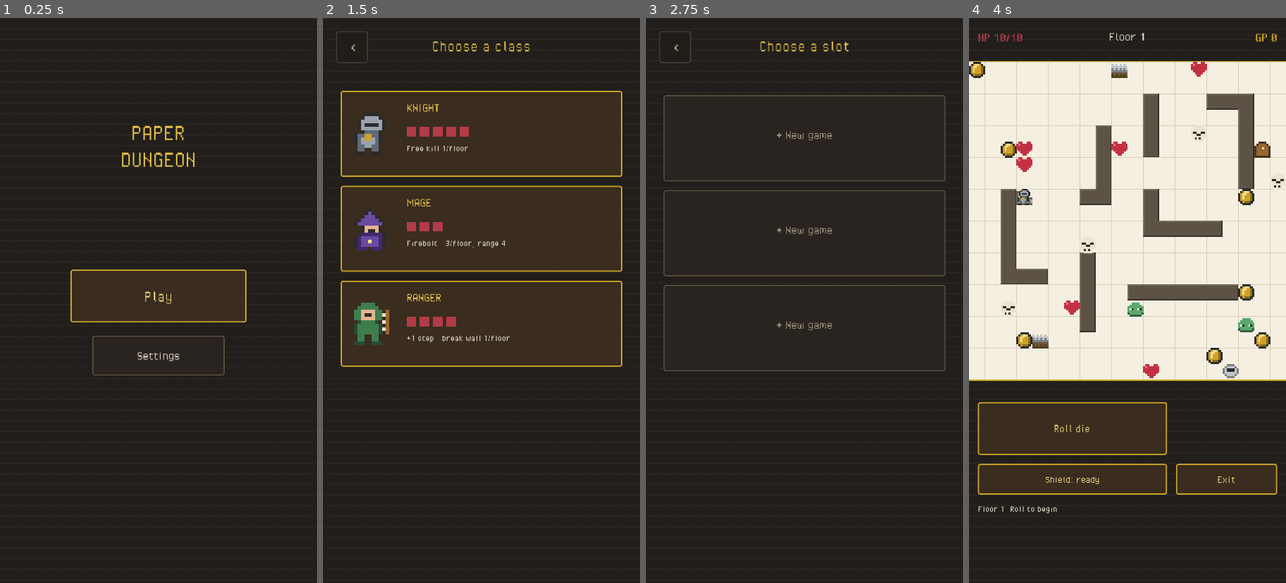
Above: before the commit, frames 1-4 (left to right).
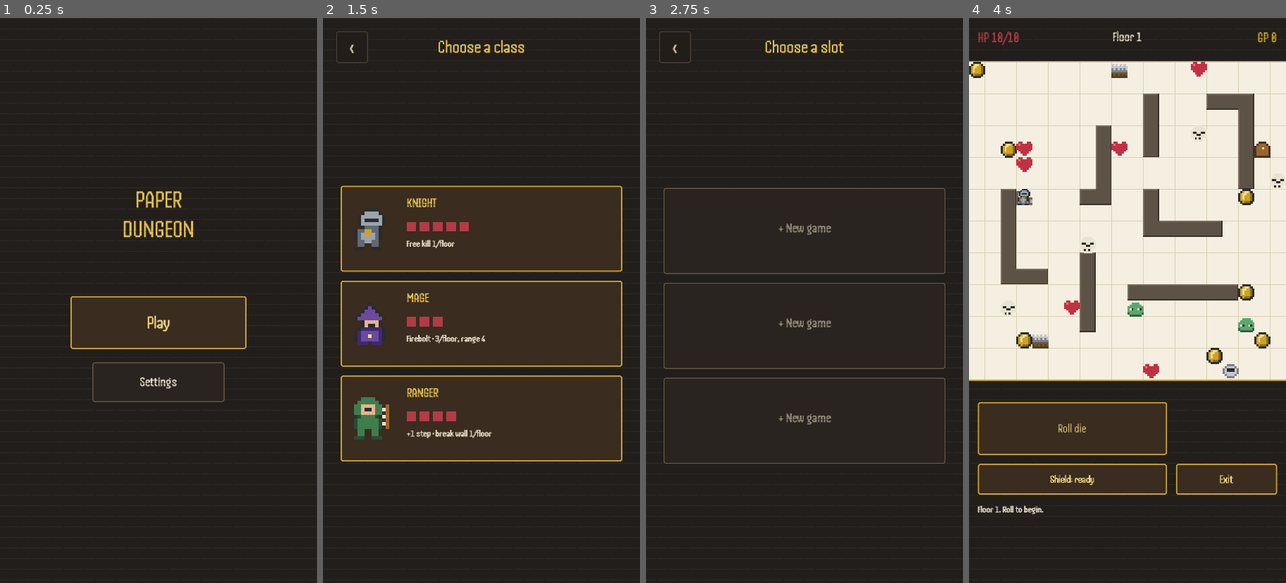
Above: after the commit, the same moments.

Repository: ViliyanSG/paper-dungeon
Game: Godot game, scene res://Main.tscn
Same seed, same stepped clock (60 frames per second), same inputs: the game is played once before the commit and once after it.
Inputs:
- Up to frame 1 (0.25 s): no input
- Up to frame 2 (1.5 s): click "Play" at 0.5 s; click "+ New game" at 1.25 s
- Up to frame 3 (2.75 s): click "‹" at 2 s
- Up to frame 4 (4 s): click "+ New game" at 2.75 s; click "KNIGHT" at 3.5 s

The runs differ from the first frame. In frame 1, 6.0% of the frame differs, in the area x 22-78%, y 19-68%; in frame 2, 28%, in the area x 5-95%, y 3-79%; in frame 3, 2.8%; in frame 4, 0.8%.

Commit message:
Switch font to Handjet (full Latin+Cyrillic+accents, consistent across languages); vertically center menu/slots/class/settings; remove unused PixelOperator
Co-Authored-By: Claude Opus 4.8 <noreply@anthropic.com>

Diff:
--- a/main.gd
+++ b/main.gd
@@ -243,13 +243,14 @@
 	var layer := CanvasLayer.new()
 	add_child(layer)
 
-	# pixel font applied to every screen via a shared Theme
-	var pf: FontFile = load("res://fonts/PixelOperator.ttf")
-	pf.antialiasing = TextServer.FONT_ANTIALIASING_NONE
-	pf.hinting = TextServer.HINTING_NONE
+	# Handjet pixel font (covers Latin + Cyrillic + accents consistently)
+	var base_font: FontFile = load("res://fonts/Handjet.ttf")
+	var pf := FontVariation.new()
+	pf.base_font = base_font
+	pf.variation_opentype = {"wght": 500}
 	ui_theme = Theme.new()
 	ui_theme.default_font = pf
-	ui_theme.default_font_size = 24
+	ui_theme.default_font_size = 26
 
 	# ---- Game screen ----
 	game_ui = Control.new()
@@ -291,13 +292,13 @@
 	menu_ui.mouse_filter = Control.MOUSE_FILTER_IGNORE
 	menu_ui.theme = ui_theme
 	layer.add_child(menu_ui)
-	var title := _make_label(menu_ui, Vector2(40, 230), Vector2(640, 170), 56, C_ACCENT)
+	var title := _make_label(menu_ui, Vector2(40, 380), Vector2(640, 170), 56, C_ACCENT)
 	title.text = "PAPER\nDUNGEON"
 	title.horizontal_alignment = HORIZONTAL_ALIGNMENT_CENTER
-	play_btn = _make_button(menu_ui, "", Vector2(160, 570), Vector2(400, 120), "primary")
+	play_btn = _make_button(menu_ui, "", Vector2(160, 630), Vector2(400, 120), "primary")
 	play_btn.add_theme_font_size_override("font_size", 40)
 	play_btn.pressed.connect(func(): _sfx("button"); _show_slots())
-	settings_btn = _make_button(menu_ui, "", Vector2(210, 720), Vector2(300, 90), "secondary")
+	settings_btn = _make_button(menu_ui, "", Vector2(210, 780), Vector2(300, 90), "secondary")
 	settings_btn.add_theme_font_size_override("font_size", 30)
 	settings_btn.pressed.connect(func(): _sfx("button"); _show_settings())
 
@@ -321,7 +322,7 @@
 	slot_hpfills = []
 	slot_newlabels = []
 	for i in 3:
-		var cy := 175 + i * 215
+		var cy := 385 + i * 215
 		var card := _make_button(slots_ui, "", Vector2(40, cy), Vector2(640, 195), "secondary")
 		card.pressed.connect(_on_slot_pressed.bind(i))
 		slot_buttons.append(card)
@@ -365,7 +366,7 @@
 	var classes := ["knight", "mage", "ranger"]
 	var class_hp := [10, 6, 8]
 	for i in 3:
-		var cy := 165 + i * 215
+		var cy := 380 + i * 215
 		var card := _make_button(class_ui, "", Vector2(40, cy), Vector2(640, 195), "primary")
 		card.pressed.connect(_choose_class.bind(classes[i]))
 		class_cards.append(card)
@@ -403,13 +404,13 @@
 	for i in 4:
 		var col := i % 2
 		var row := i / 2
-		var lb := _make_button(settings_ui, lang_names[i], Vector2(90 + col * 290, 260 + row * 130), Vector2(270, 110), "secondary")
+		var lb := _make_button(settings_ui, lang_names[i], Vector2(90 + col * 290, 430 + row * 130), Vector2(270, 110), "secondary")
 		lb.add_theme_font_size_override("font_size", 28)
 		lb.pressed.connect(_set_language.bind(LANGS[i]))
-	music_btn = _make_button(settings_ui, "", Vector2(90, 550), Vector2(540, 90), "secondary")
+	music_btn = _make_button(settings_ui, "", Vector2(90, 710), Vector2(540, 90), "secondary")
 	music_btn.add_theme_font_size_override("font_size", 30)
 	music_btn.pressed.connect(_toggle_music)
-	sfx_btn = _make_button(settings_ui, "", Vector2(90, 660), Vector2(540, 90), "secondary")
+	sfx_btn = _make_button(settings_ui, "", Vector2(90, 820), Vector2(540, 90), "secondary")
 	sfx_btn.add_theme_font_size_override("font_size", 30)
 	sfx_btn.pressed.connect(_toggle_sfx)
 
Binary file added: fonts/Handjet.ttf
Not shown, changed: fonts/Handjet.ttf.import
Binary file removed: fonts/PixelOperator-Bold.ttf
Not shown, removed: fonts/PixelOperator-Bold.ttf.import
Binary file removed: fonts/PixelOperator.ttf
